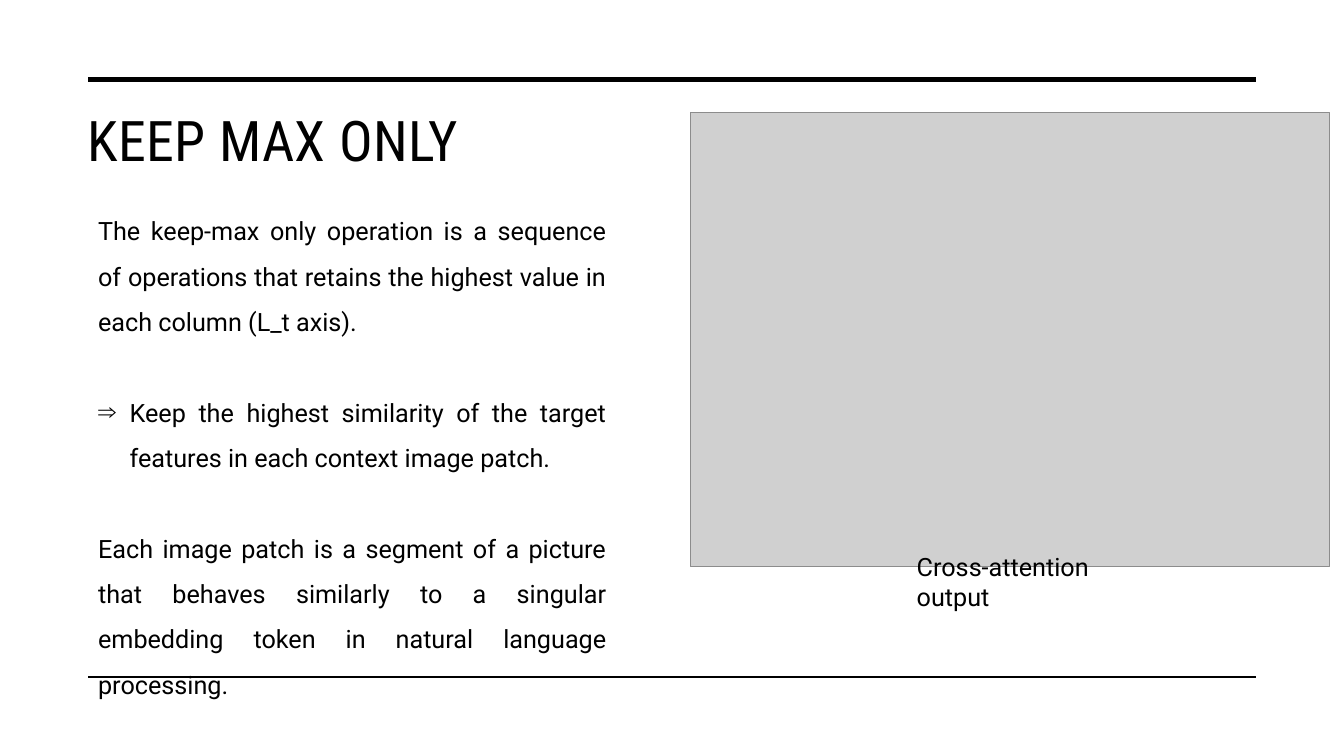
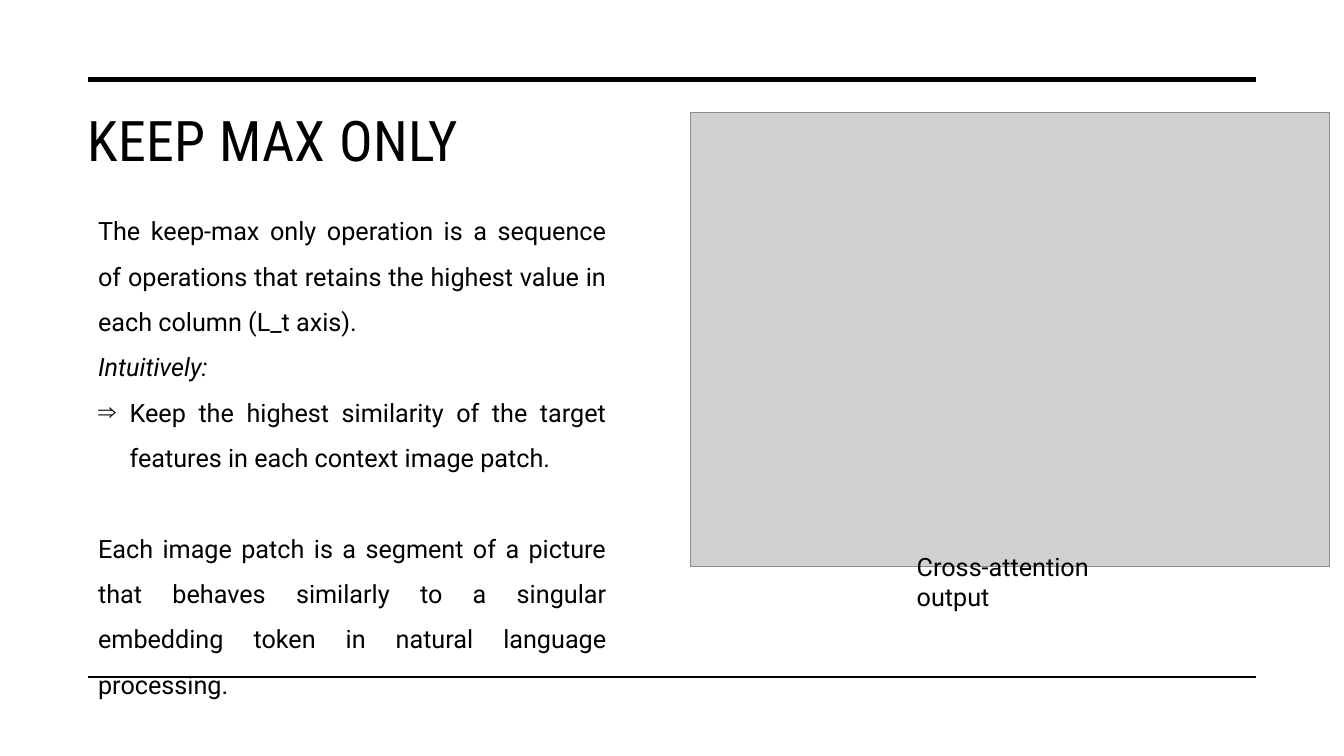
Before and after one commit to tuanisworkingonsomeprojects/TCT-visual-search, a slide deck: slide 30 of Presentation/FYP_NguyenTuan_Presentation.pptx. Drawn at 1344x756 pixels with LibreOffice and Linux fonts; fonts in the diff are those of the drawing; grey boxes stand for pictures. Boxes give left, top, right and bottom in pixels: in the first picture for what was removed or moved away, otherwise in the second. Text is boxed around its words. In the diff, an @@ line names an element or a change of style, - is before the commit and + after.

```diff
--- a/Presentation/FYP_NguyenTuan_Presentation.pptx
+++ b/Presentation/FYP_NguyenTuan_Presentation.pptx
@@ text at [98,357,207,382]: paragraph added @@
+Intuitively:
```
Also in this commit, not shown: 1 other slide changed, 1 slide added, 1 slide removed.
